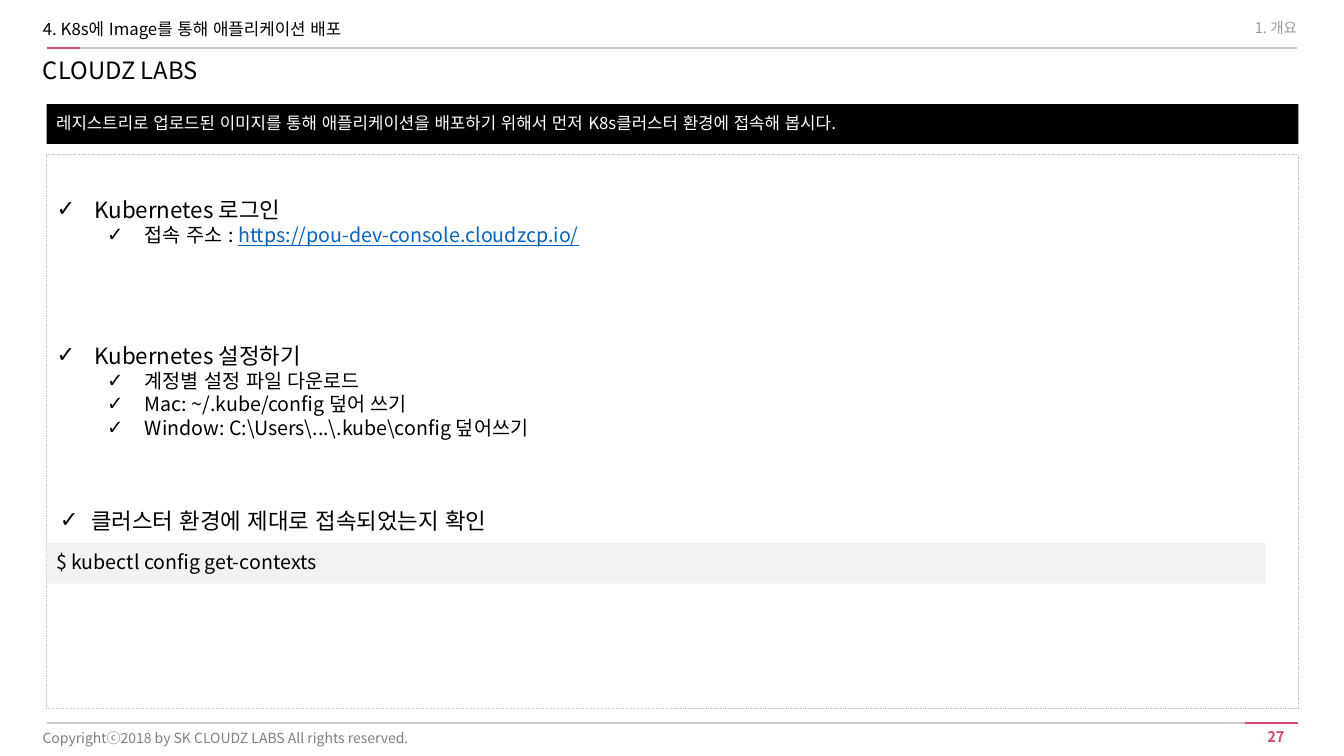
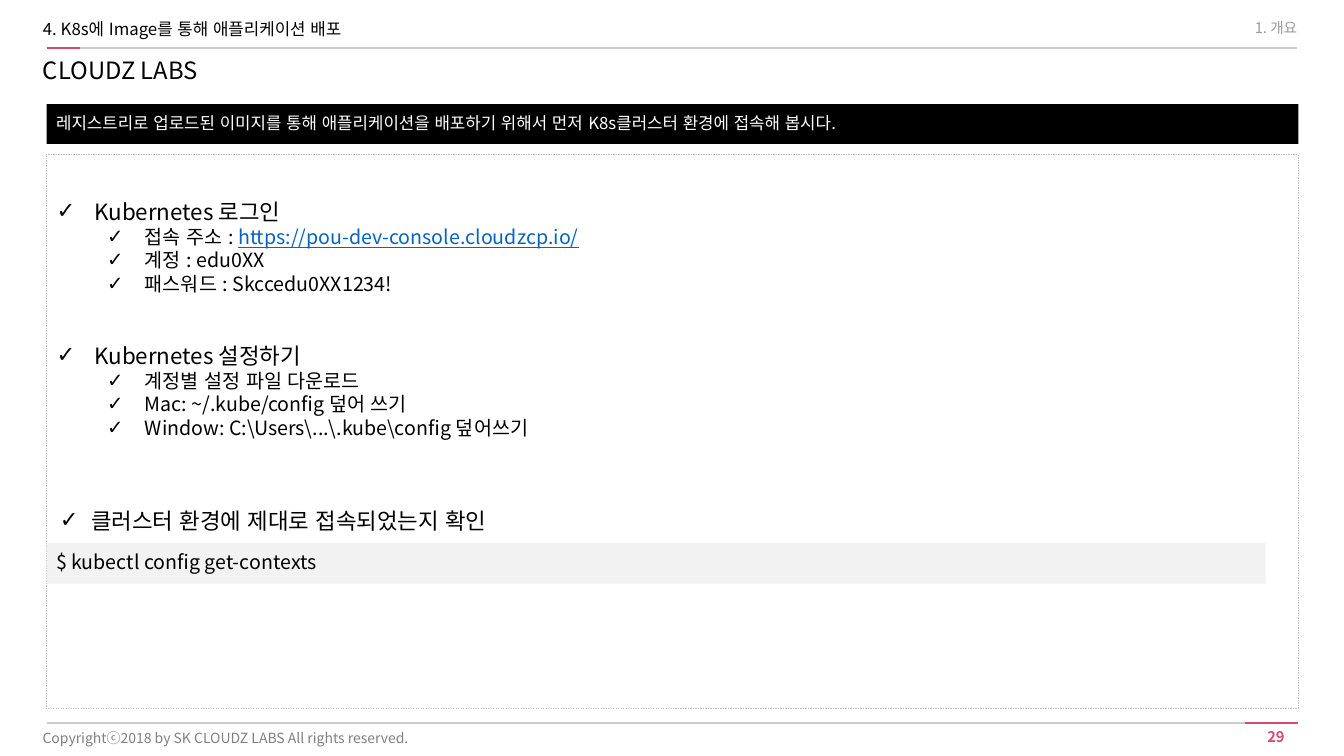
Before and after one commit to t-t-c/cloud-movie, a slide deck: slide 29 of docs/[CloudZ Labs] Kubernetes_시작하기(신입사원).pptx (slide 27 before the commit). Drawn at 1344x756 pixels with LibreOffice and Linux fonts; fonts in the diff are those of the drawing. Boxes give left, top, right and bottom in pixels: in the first picture for what was removed or moved away, otherwise in the second. Text is boxed around its words. In the diff, an @@ line names an element or a change of style, - is before the commit and + after.

```diff
--- a/docs/[CloudZ Labs] Kubernetes_시작하기(신입사원).pptx
+++ b/docs/[CloudZ Labs] Kubernetes_시작하기(신입사원).pptx
@@ text at [145, 247, 393, 293]: paragraphs added @@
+  ✓ 계정 : edu0XX
+  ✓ 패스워드 : Skccedu0XX1234!
@@ page number at [1267, 731, 1284, 742]: text changed @@
-27
+29
```
Also in this commit, not shown: 4 other slides changed, 2 slides added.
